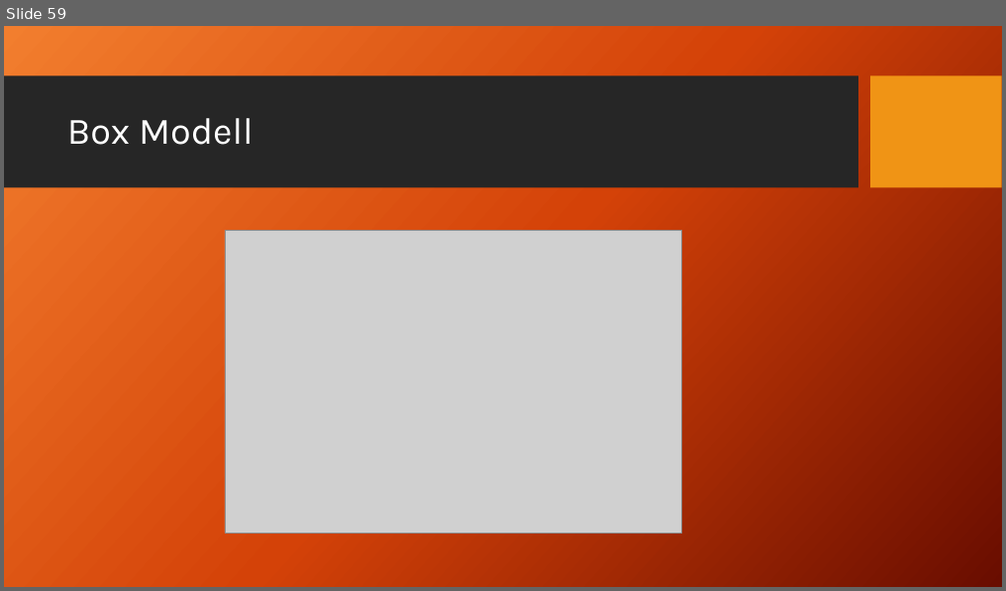
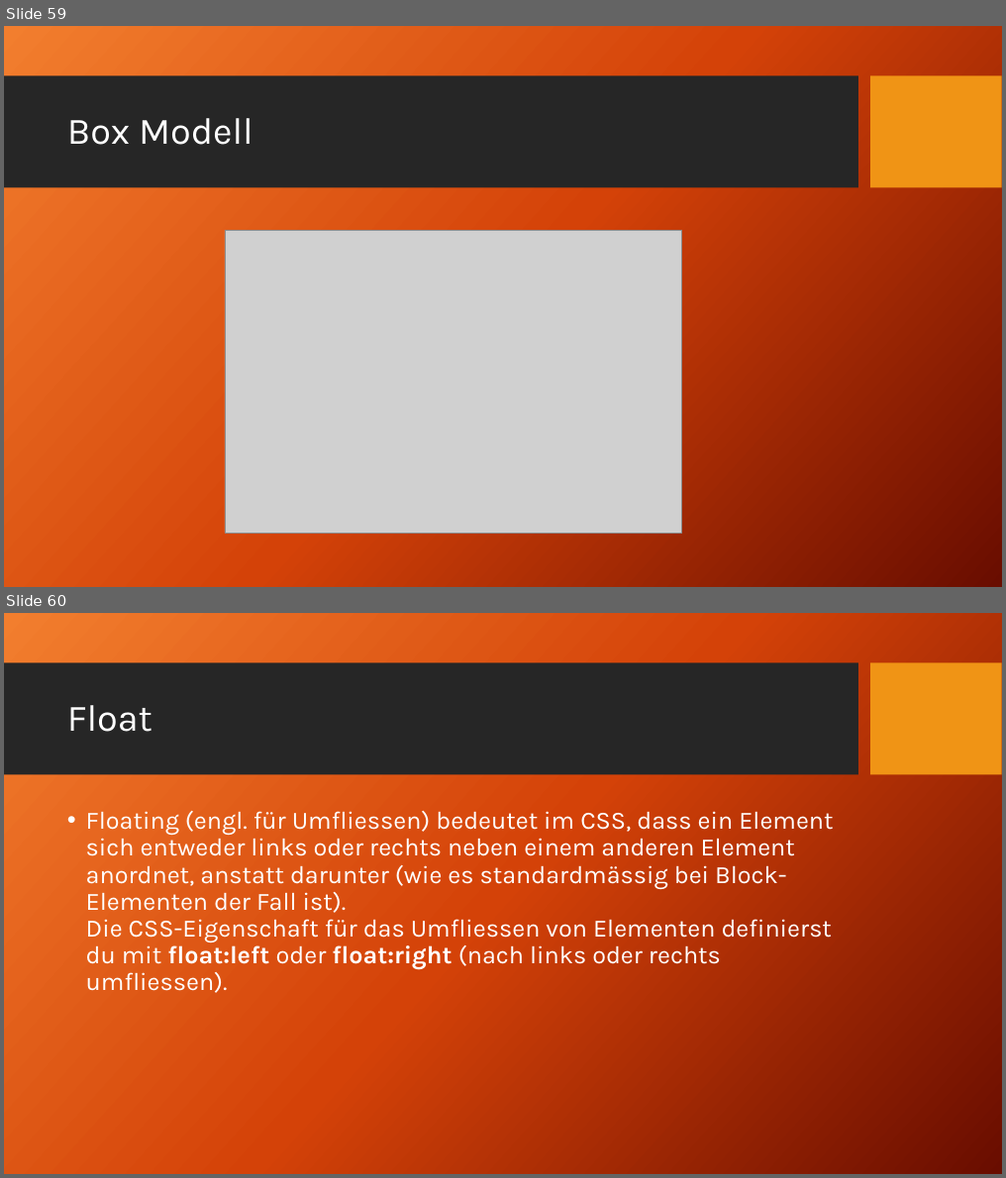
Before and after one commit to TomFrey/htmlCssBasicUebungen, a slide deck: html Schulung.pptx. Shown one above the other, each under a label of ours: slide 59 before the commit, slides 59 and 60 after it. The pictures are 1006x591 and 1006x1178 pixels, drawn with LibreOffice and Linux fonts; fonts in the diff are those of the drawing; grey boxes stand for pictures; background and template pictures are left out. Boxes give left, top, right and bottom in pixels: in the first picture for what was removed or moved away, otherwise in the second. Text is boxed around its words. In the diff, an @@ line names an element or a change of style, - is before the commit and + after.

Commit message:
css float zur PowerPoint Präsentation hinzugefügt.

```diff
--- a/html Schulung.pptx
+++ b/html Schulung.pptx
@@ slide 60 added at (x1=4, y1=613, x2=1002, y2=1174), background picture (left out); not listed: 2 template elements that a slide beside it also shows @@
@@ title added at (x1=67, y1=705, x2=152, y2=732), 36 pt, text #FFFFFF @@
+Float
@@ text added at (x1=86, y1=811, x2=833, y2=993), 24 pt, text #FFFFFF @@
+• Floating (engl. für Umfliessen) bedeutet im CSS, dass ein Element sich entweder links oder rechts neben einem anderen Element anordnet, anstatt darunter (wie es standardmässig bei Block-Elementen der Fall ist).
+  Die CSS-Eigenschaft für das Umfliessen von Elementen definierst du mit float:left oder float:right (nach links oder rechts umfliessen).
```
Also in this commit, not shown: 14 other slides added.
